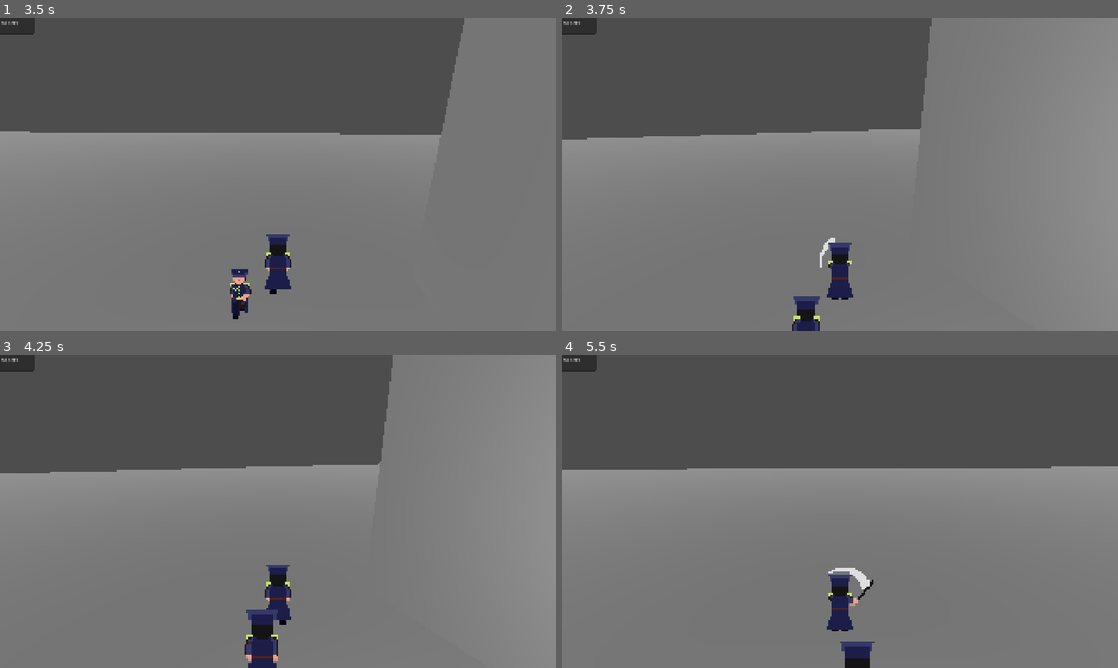
Above: before the commit, frames 1-4 (two rows, left to right).
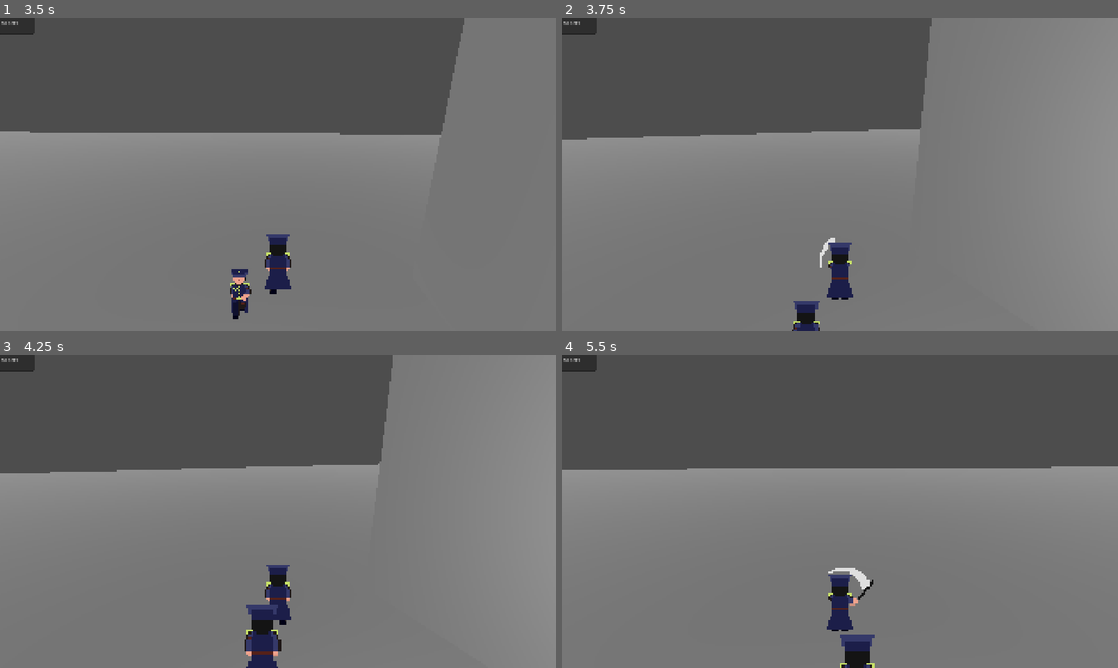
Above: after the commit, the same moments.

Repository: zenrythebard/dinamik_21_gamejam
Game: Godot game, scene res://test_assets/test_3d.tscn
The game is run twice, just before and just after one commit, with the same random seed, the same clock (stepped at 60 frames per second) and the same inputs. This scene is started directly instead of the project's main scene.
Inputs (mouse positions are in pixels of both pictures, inside the frame that each line leads up to):
- Up to frame 1 (3.5 s): tap Enter (ui_accept) at 0.5, 0.77, 1.52, 3.02 s; move the mouse to (305, 174) at 0.52 s; hold W (walk_forward) from 0.53 s (still down); click (305, 174) at 0.6 s; move the mouse to (250, 174) at 1.27 s; click (250, 174) at 1.35 s; move the mouse to (289, 168) at 2.02 s; click (289, 168) at 2.1 s; move the mouse to (272, 180) at 2.77 s; click (272, 180) at 2.85 s
- Up to frame 2 (3.75 s): keep holding W (walk_forward); move the mouse to (878, 177) at 3.52 s; click (878, 177) at 3.6 s
- Up to frame 3 (4.25 s): keep holding W (walk_forward); tap Enter (ui_accept) at 3.77 s
- Up to frame 4 (5.5 s): keep holding W (walk_forward); move the mouse to (795, 508) at 4.27 s; click (795, 508) at 4.35 s; tap Enter (ui_accept) at 4.52 s; move the mouse to (845, 511) at 5.02 s; click (845, 511) at 5.1 s

Frame 1 is identical in both runs. In frame 2, 0.3% of the frame differs, in the area x 41-47%, y 88-100%; in frame 3, 0.6%, in the area x 44-51%, y 79-100%; in frame 4, 0.4%.

Commit message:
ninja animation fix

Diff:
--- a/test_assets/ninja.gd
+++ b/test_assets/ninja.gd
@@ -8,13 +8,16 @@
 var follow_player : bool = true
 var player_in_range : bool = false
 var first_strike : bool = true
-var player_facing : int = 1
-@onready var sprite: AnimatedSprite3D = $AnimatedSprite3D
-@onready var animation_tree: AnimationTree = $AnimationTree
-@onready var animation_player: AnimationPlayer = $AnimationPlayer
+var player_facing : Vector2
+@export var sprite: AnimatedSprite3D
+@export var animation_tree: AnimationTree
+@export var animation_player: AnimationPlayer
 
 @export var SPEED = 5.0
 const JUMP_VELOCITY = 4.5
+
+func _ready() -> void:
+	animation_tree.active = true
 
 func _physics_process(delta: float) -> void:
 	# Add the gravity.
@@ -49,10 +52,8 @@
 	var next_path_pos : Vector3 = nav_agent.get_next_path_position()
 	var direction : Vector3 = global_position.direction_to(next_path_pos)
 	velocity = direction * SPEED
-	if player_facing == 1:
-		animation_player.play("walk_backward")
-	elif player_facing == 2:
-		animation_player.play("walk_forward")
+	animation_tree["parameters/walk/blend_position"] = player_facing
+	print(animation_tree["parameters/walk/blend_position"])
 
 func delta_distance_to_player_calc() -> bool:
 	var prev_dis : float
--- a/test_assets/ninja.tscn
+++ b/test_assets/ninja.tscn
@@ -4,82 +4,48 @@
 [ext_resource type="Texture2D" uid="uid://cfyjdavolww0x" path="res://test_assets/Guard Attack.png" id="2_wurd0"]
 [ext_resource type="Texture2D" uid="uid://d4nvh577j784e" path="res://test_assets/guard sprite (1).png" id="3_4t13w"]
 
+[sub_resource type="AnimationNodeOneShot" id="AnimationNodeOneShot_071xj"]
+
 [sub_resource type="AnimationNodeAnimation" id="AnimationNodeAnimation_071xj"]
-animation = &"attack_forward"
+animation = &"walk_backward"
 
 [sub_resource type="AnimationNodeAnimation" id="AnimationNodeAnimation_wurd0"]
-animation = &"attack_backward"
+animation = &"walk_forward"
 
 [sub_resource type="AnimationNodeAnimation" id="AnimationNodeAnimation_4t13w"]
-animation = &"attack_left"
+animation = &"walk_right"
 
 [sub_resource type="AnimationNodeAnimation" id="AnimationNodeAnimation_sq7cc"]
-animation = &"attack_right"
+animation = &"walk_left"
 
 [sub_resource type="AnimationNodeAnimation" id="AnimationNodeAnimation_vsbne"]
-animation = &"attack_forward"
-
-[sub_resource type="AnimationNodeBlendSpace2D" id="AnimationNodeBlendSpace2D_bs657"]
+animation = &"idle"
+
+[sub_resource type="AnimationNodeBlendSpace2D" id="AnimationNodeBlendSpace2D_ugkvk"]
+blend_mode = 1
 blend_point_0/node = SubResource("AnimationNodeAnimation_071xj")
 blend_point_0/pos = Vector2(0, 0.1)
-blend_point_0/name = &"attack_forward"
+blend_point_0/name = &"walk_backward"
 blend_point_1/node = SubResource("AnimationNodeAnimation_wurd0")
 blend_point_1/pos = Vector2(0, -0.1)
-blend_point_1/name = &"attack_backward"
+blend_point_1/name = &"walk_forward"
 blend_point_2/node = SubResource("AnimationNodeAnimation_4t13w")
-blend_point_2/pos = Vector2(-0.1, 0)
-blend_point_2/name = &"attack_left"
+blend_point_2/pos = Vector2(0.1, 0)
+blend_point_2/name = &"walk_right"
 blend_point_3/node = SubResource("AnimationNodeAnimation_sq7cc")
-blend_point_3/pos = Vector2(0.1, 0)
-blend_point_3/name = &"attack_right"
+blend_point_3/pos = Vector2(-0.1, 0)
+blend_point_3/name = &"walk_left"
 blend_point_4/node = SubResource("AnimationNodeAnimation_vsbne")
 blend_point_4/pos = Vector2(0, 0)
-blend_point_4/name = &"attack_forward 2"
-
-[sub_resource type="AnimationNodeOneShot" id="AnimationNodeOneShot_bs657"]
-
-[sub_resource type="AnimationNodeAnimation" id="AnimationNodeAnimation_taggi"]
-animation = &"walk_left"
-
-[sub_resource type="AnimationNodeAnimation" id="AnimationNodeAnimation_5xeig"]
-animation = &"walk_forward"
-
-[sub_resource type="AnimationNodeAnimation" id="AnimationNodeAnimation_indeb"]
-animation = &"walk_right"
-
-[sub_resource type="AnimationNodeAnimation" id="AnimationNodeAnimation_2avmo"]
-animation = &"walk_backward"
-
-[sub_resource type="AnimationNodeAnimation" id="AnimationNodeAnimation_ugkvk"]
-animation = &"idle"
-
-[sub_resource type="AnimationNodeBlendSpace2D" id="AnimationNodeBlendSpace2D_dahie"]
-blend_point_0/node = SubResource("AnimationNodeAnimation_taggi")
-blend_point_0/pos = Vector2(-0.1, 0)
-blend_point_0/name = &"walk_left"
-blend_point_1/node = SubResource("AnimationNodeAnimation_5xeig")
-blend_point_1/pos = Vector2(0, 0.2)
-blend_point_1/name = &"walk_forward"
-blend_point_2/node = SubResource("AnimationNodeAnimation_indeb")
-blend_point_2/pos = Vector2(0.1, 0)
-blend_point_2/name = &"walk_right"
-blend_point_3/node = SubResource("AnimationNodeAnimation_2avmo")
-blend_point_3/pos = Vector2(0, -0.2)
-blend_point_3/name = &"walk_backward"
-blend_point_4/node = SubResource("AnimationNodeAnimation_ugkvk")
-blend_point_4/pos = Vector2(0, 0)
 blend_point_4/name = &"idle"
 
-[sub_resource type="AnimationNodeBlendTree" id="AnimationNodeBlendTree_75ktg"]
-graph_offset = Vector2(-40.399254, 134.86032)
-nodes/output/position = Vector2(1104, 96)
-nodes/walk/node = SubResource("AnimationNodeBlendSpace2D_dahie")
-nodes/walk/position = Vector2(528, 80)
-nodes/oneshot_attack/node = SubResource("AnimationNodeOneShot_bs657")
-nodes/oneshot_attack/position = Vector2(864, 80)
-nodes/attack/node = SubResource("AnimationNodeBlendSpace2D_bs657")
-nodes/attack/position = Vector2(544, 304)
-node_connections = [&"output", 0, &"oneshot_attack", &"oneshot_attack", 0, &"walk", &"oneshot_attack", 1, &"attack"]
+[sub_resource type="AnimationNodeBlendTree" id="AnimationNodeBlendTree_jc63w"]
+graph_offset = Vector2(-582.7234, 60.089737)
+nodes/oneshot_attack/node = SubResource("AnimationNodeOneShot_071xj")
+nodes/oneshot_attack/position = Vector2(60, 100)
+nodes/walk/node = SubResource("AnimationNodeBlendSpace2D_ugkvk")
+nodes/walk/position = Vector2(-180, 120)
+node_connections = [&"output", 0, &"oneshot_attack", &"oneshot_attack", 0, &"walk"]
 
 [sub_resource type="Animation" id="Animation_l0q54"]
 length = 0.001
@@ -763,19 +729,20 @@
 [sub_resource type="CylinderShape3D" id="CylinderShape3D_071xj"]
 radius = 1.663
 
-[node name="Ninja" type="CharacterBody3D" unique_id=1572494235]
+[node name="Ninja" type="CharacterBody3D" unique_id=1572494235 node_paths=PackedStringArray("sprite", "animation_tree", "animation_player")]
 script = ExtResource("1_071xj")
+sprite = NodePath("AnimatedSprite3D")
+animation_tree = NodePath("AnimationTree")
+animation_player = NodePath("AnimationPlayer")
 SPEED = 2.5
 
-[node name="AnimationTree" type="AnimationTree" parent="." unique_id=1532867030]
-active = false
-tree_root = SubResource("AnimationNodeBlendTree_75ktg")
+[node name="AnimationTree" type="AnimationTree" parent="." unique_id=1326933241]
+tree_root = SubResource("AnimationNodeBlendTree_jc63w")
 anim_player = NodePath("../AnimationPlayer")
-parameters/walk/blend_position = Vector2(0, 0)
 parameters/oneshot_attack/active = false
 parameters/oneshot_attack/internal_active = false
-parameters/oneshot_attack/request = 1
-parameters/attack/blend_position = Vector2(0, 0)
+parameters/oneshot_attack/request = 0
+parameters/walk/blend_position = Vector2(0.27208483, 0.55251145)
 
 [node name="AnimationPlayer" type="AnimationPlayer" parent="." unique_id=1989594591]
 libraries/ = SubResource("AnimationLibrary_4vfer")
--- a/test_assets/player.tscn
+++ b/test_assets/player.tscn
@@ -377,6 +377,7 @@
 blend_point_4/name = &"idle"
 
 [sub_resource type="AnimationNodeBlendTree" id="AnimationNodeBlendTree_3388h"]
+graph_offset = Vector2(12.80365, 121.63728)
 nodes/output/position = Vector2(1104, 96)
 nodes/walk/node = SubResource("AnimationNodeBlendSpace2D_dahie")
 nodes/walk/position = Vector2(528, 80)
@@ -385,8 +386,6 @@
 nodes/attack/node = SubResource("AnimationNodeBlendSpace2D_bs657")
 nodes/attack/position = Vector2(544, 304)
 node_connections = [&"output", 0, &"oneshot_attack", &"oneshot_attack", 0, &"walk", &"oneshot_attack", 1, &"attack"]
-
-[sub_resource type="AnimationNodeStateMachine" id="AnimationNodeStateMachine_j8iw7"]
 
 [sub_resource type="Animation" id="Animation_l0q54"]
 length = 0.001
@@ -789,8 +788,17 @@
 &"walk_right": SubResource("Animation_t5mk5")
 }
 
-[sub_resource type="BoxShape3D" id="BoxShape3D_uj04i"]
-size = Vector3(52.68631, 1, 85.19537)
+[sub_resource type="ConvexPolygonShape3D" id="ConvexPolygonShape3D_4t13w"]
+points = PackedVector3Array(0, 0, 0, -40, 0, -10, -40, 0, -100, 40, 0, -100, 40, 0, -10)
+
+[sub_resource type="ConvexPolygonShape3D" id="ConvexPolygonShape3D_bs657"]
+points = PackedVector3Array(0, 0, 0, -40, 0, 10, -40, 0, 100, 40, 0, 100, 40, 0, 10)
+
+[sub_resource type="ConvexPolygonShape3D" id="ConvexPolygonShape3D_uj04i"]
+points = PackedVector3Array(0, 0, 0, -40, 0, 10, -40, 0, -10)
+
+[sub_resource type="ConvexPolygonShape3D" id="ConvexPolygonShape3D_x8nt6"]
+points = PackedVector3Array(0, 0, 0, 40, 0, 10, 40, 0, -10)
 
 [sub_resource type="CapsuleShape3D" id="CapsuleShape3D_p5viw"]
 
@@ -815,9 +823,6 @@
 parameters/oneshot_attack/request = 1
 parameters/attack/blend_position = Vector2(0, 0)
 
-[node name="AttackTree" type="AnimationTree" parent="." unique_id=1587881465]
-tree_root = SubResource("AnimationNodeStateMachine_j8iw7")
-
 [node name="AnimationPlayer" type="AnimationPlayer" parent="." unique_id=483325376]
 libraries/ = SubResource("AnimationLibrary_or781")
 
@@ -825,18 +830,34 @@
 transform = Transform3D(1, 0, 0, 0, 0.96592575, 0.258819, 0, -0.258819, 0.96592575, 0, 2, 0)
 
 [node name="Front" type="Area3D" parent="RotationPoint" unique_id=1492993854]
-transform = Transform3D(1, 0, 0, 0, 0.9659261, -0.2588191, 0, 0.2588191, 0.9659261, 0, -1.7457042, -1.2123523)
+transform = Transform3D(1, 0, 0, 0, 0.96592635, -0.25881916, 0, 0.25881916, 0.96592635, 0, -1.8776644, -0.71987164)
 
 [node name="CollisionShape3D" type="CollisionShape3D" parent="RotationPoint/Front" unique_id=739419436]
-transform = Transform3D(1, 0, 0, 0, 1, 0, 0, 0, 1, 0.054153442, 0, -42.097687)
-shape = SubResource("BoxShape3D_uj04i")
-
-[node name="Back" type="Area3D" parent="RotationPoint" unique_id=1348420502]
-transform = Transform3D(-1, 2.2626683e-08, -8.4443926e-08, 1.7763568e-15, 0.965926, 0.25881907, 8.7422784e-08, 0.25881907, -0.965926, 0, -2.0942528, 0.08844936)
-
-[node name="CollisionShape3D" type="CollisionShape3D" parent="RotationPoint/Back" unique_id=358664693]
-transform = Transform3D(1, 0, 0, 0, 1, 0, 0, 0, 1, 0.054153442, 0, -42.097687)
-shape = SubResource("BoxShape3D_uj04i")
+transform = Transform3D(1, 0, 0, 0, 1, 0, 0, 0, 1, 0.054153442, 0, 0.24905556)
+shape = SubResource("ConvexPolygonShape3D_4t13w")
+debug_color = Color(1, 1, 1, 0.41960785)
+
+[node name="Back" type="Area3D" parent="RotationPoint" unique_id=1520725833]
+transform = Transform3D(1, 0, 0, 0, 0.96592635, -0.25881916, 0, 0.25881916, 0.96592635, 0, -1.8776644, -0.71987164)
+
+[node name="CollisionShape3D" type="CollisionShape3D" parent="RotationPoint/Back" unique_id=690435585]
+transform = Transform3D(1, 0, 0, 0, 1, 0, 0, 0, 1, 0.054153442, 0, 0.24905556)
+shape = SubResource("ConvexPolygonShape3D_bs657")
+debug_color = Color(1, 1, 1, 0.41960785)
+
+[node name="Left" type="Area3D" parent="RotationPoint" unique_id=1623363201]
+transform = Transform3D(1, 0, 0, 0, 1.0000002, 0, 0, 0, 1.0000002, 0, -1.9426186, -0.47745818)
+
+[node name="CollisionShape3D" type="CollisionShape3D" parent="RotationPoint/Left" unique_id=1760319386]
+transform = Transform3D(1, 0, 0, 0, 0.9659258, -0.25881904, 0, 0.25881904, 0.9659258, 0, 0, 0)
+shape = SubResource("ConvexPolygonShape3D_uj04i")
+
+[node name="Right" type="Area3D" parent="RotationPoint" unique_id=102592536]
+transform = Transform3D(1, 0, 0, 0, 0.96592605, -0.2588191, 0, 0.2588191, 0.96592605, 0, -1.9426186, -0.47745818)
+
+[node name="CollisionShape3D" type="CollisionShape3D" parent="RotationPoint/Right" unique_id=62421260]
+transform = Transform3D(1, 0, 0, 0, 0.99999994, 0, 0, 0, 0.99999994, 0, 0, 0)
+shape = SubResource("ConvexPolygonShape3D_x8nt6")
 
 [node name="SpringArm3D" type="SpringArm3D" parent="RotationPoint" unique_id=403488363]
 spring_length = 4.03
@@ -848,3 +869,9 @@
 
 [connection signal="body_entered" from="RotationPoint/Front" to="." method="_on_front_body_entered"]
 [connection signal="body_exited" from="RotationPoint/Front" to="." method="_on_front_body_exited"]
+[connection signal="body_entered" from="RotationPoint/Back" to="." method="_on_back_body_entered"]
+[connection signal="body_exited" from="RotationPoint/Back" to="." method="_on_back_body_exited"]
+[connection signal="body_entered" from="RotationPoint/Left" to="." method="_on_left_body_entered"]
+[connection signal="body_exited" from="RotationPoint/Left" to="." method="_on_left_body_exited"]
+[connection signal="body_entered" from="RotationPoint/Right" to="." method="_on_right_body_entered"]
+[connection signal="body_exited" from="RotationPoint/Right" to="." method="_on_right_body_exited"]
--- a/test_assets/test_character_body_3d.gd
+++ b/test_assets/test_character_body_3d.gd
@@ -59,11 +59,21 @@
 		mouse_delta = event.relative
 		rotation_point.rotation_degrees.y += (-mouse_delta.x * 0.2)
 
+func _on_front_body_entered(body: Ninja) -> void:
+	body.player_facing.y = 1
 
-func _on_front_body_entered(body: Ninja) -> void:
-	body.player_facing = 1
-	print(body.player_facing)
+func _on_left_body_entered(body: Ninja) -> void:
+	body.player_facing.x = 1
 
-func _on_front_body_exited(body: Ninja) -> void:
-	body.player_facing = 2
-	print(body.player_facing)
+func _on_left_body_exited(body: Ninja) -> void:
+	body.player_facing.x = 0
+
+func _on_right_body_exited(body: Ninja) -> void:
+	body.player_facing.x = 0
+
+func _on_right_body_entered(body: Ninja) -> void:
+	body.player_facing.x = -1
+
+
+func _on_back_body_entered(body: Ninja) -> void:
+	body.player_facing.y = -1
